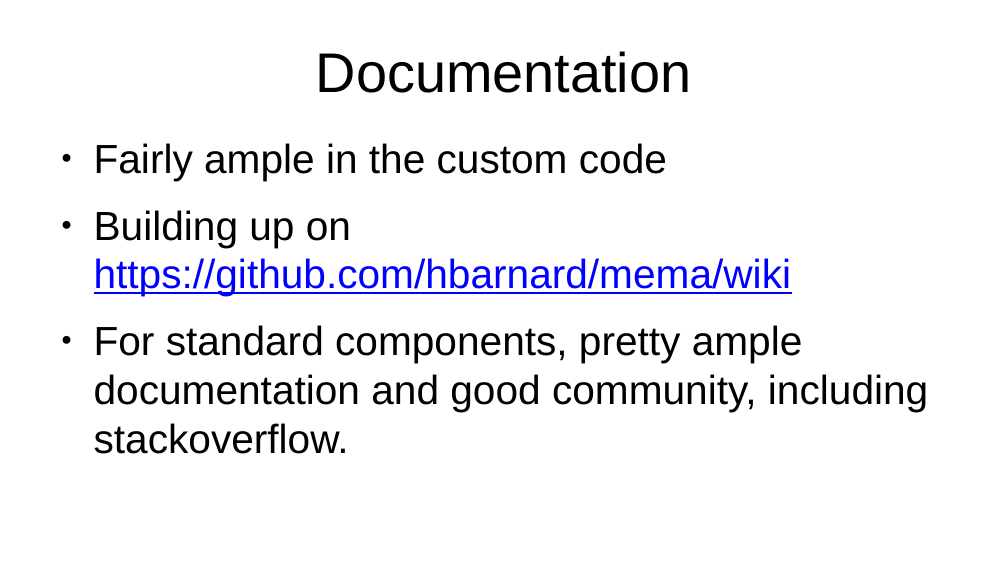
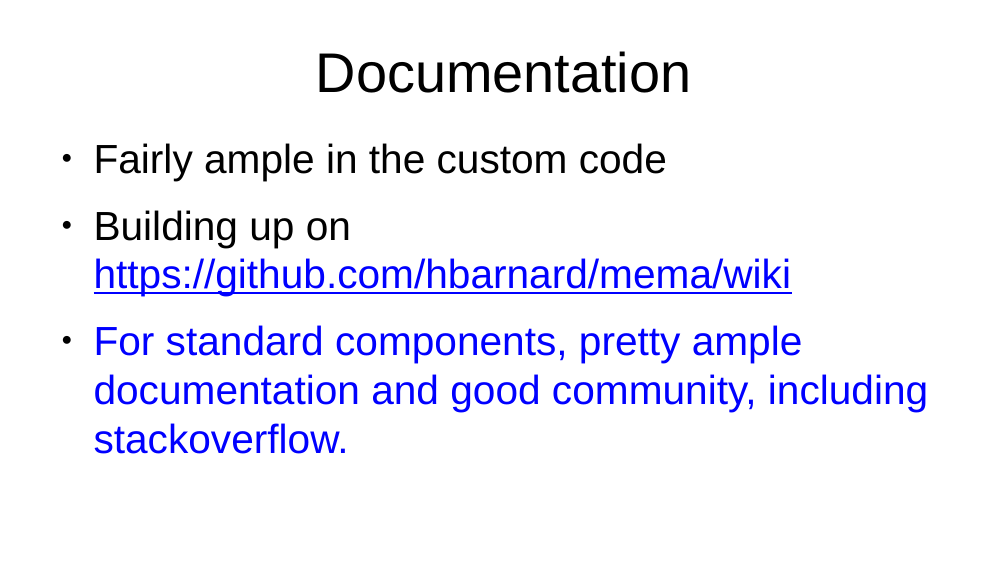
Before and after one commit to hbarnard/mema, a slide deck: slide 19 of bits-and-pieces/presentation..pptx (slide 13 before the commit). Drawn at 1008x567 pixels with LibreOffice and Linux fonts; fonts in the diff are those of the drawing. Boxes give left, top, right and bottom in pixels: in the first picture for what was removed or moved away, otherwise in the second. Text is boxed around its words. In the diff, an @@ line names an element or a change of style, - is before the commit and + after.

```diff
--- a/bits-and-pieces/presentation..pptx
+++ b/bits-and-pieces/presentation..pptx
@@ text at bbox=[94, 325, 928, 454]: text colour #000000 to #0000FF in "For standard components, pretty ample documentation and ..." @@
```
Also in this commit, not shown: 6 other slides changed, 7 slides added, 7 other files.
